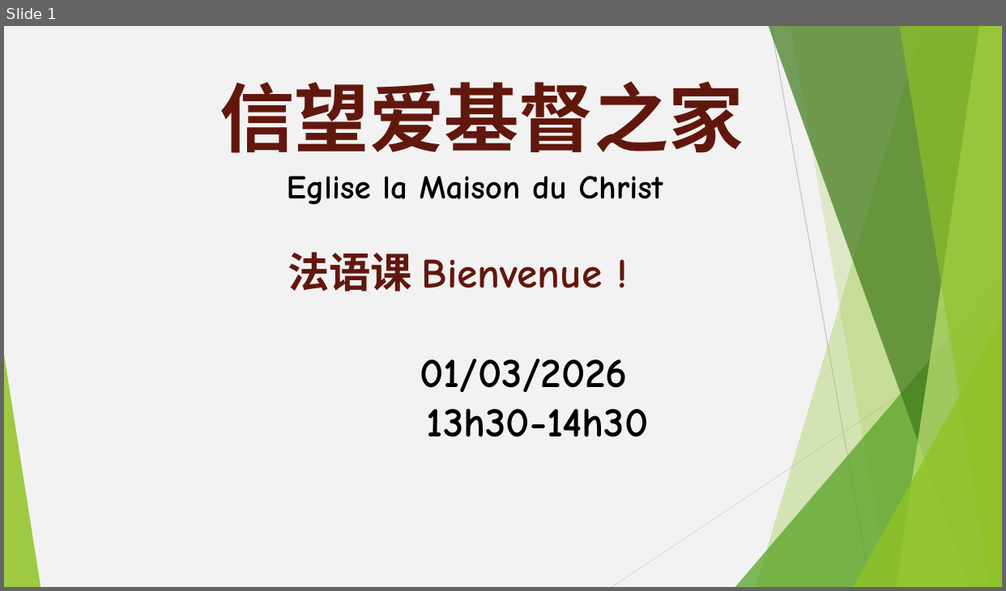
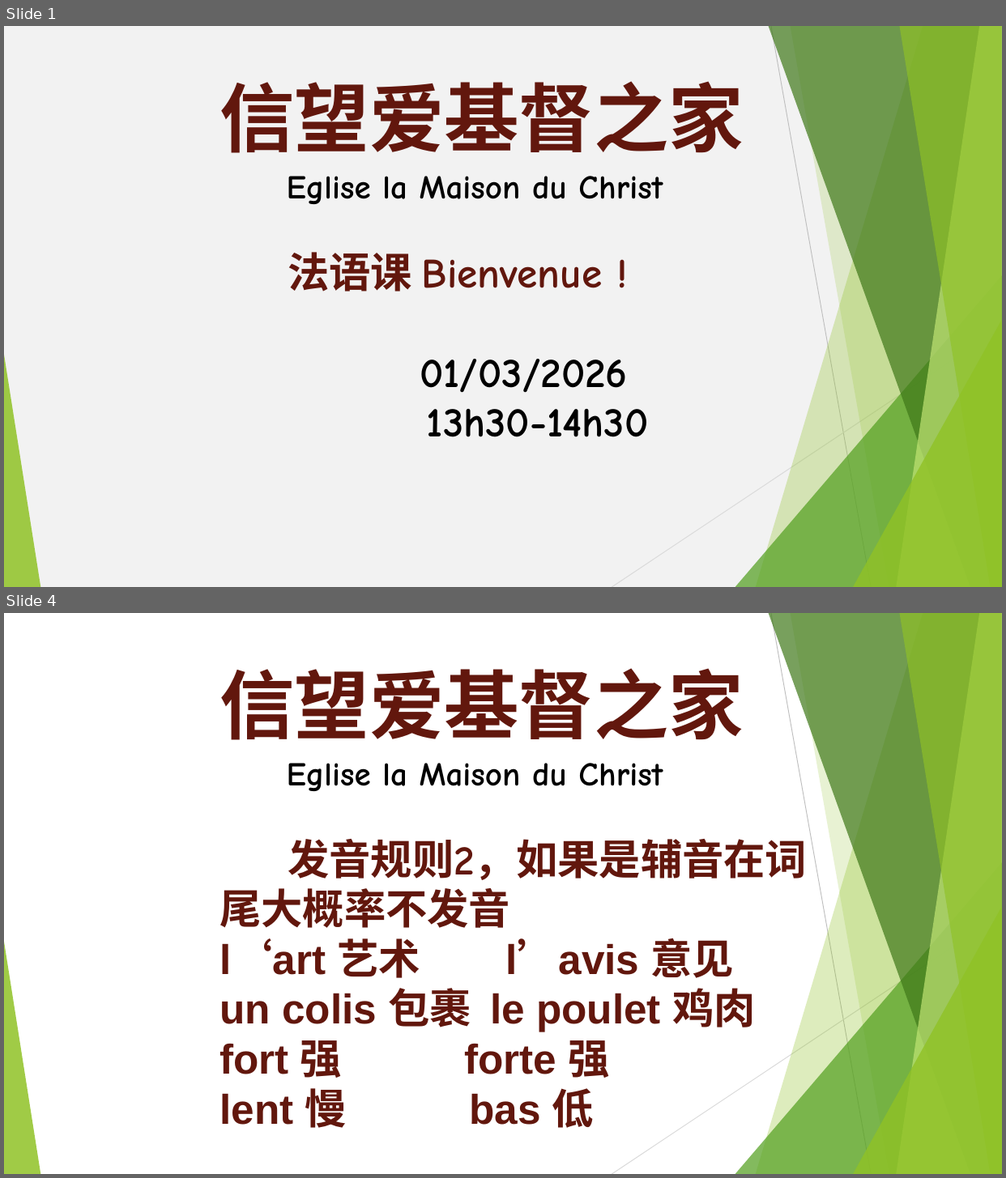
Before and after one commit to WANGZijian1994/SildePPT, a slide deck: 2026-03-01 法语课.pptx. Shown one above the other, each under a label of ours: slide 1 before the commit, slides 1 and 4 after it; the slides between them are not shown. The pictures are 1006x591 and 1006x1178 pixels, drawn with LibreOffice and Linux fonts; fonts in the diff are those of the drawing. Boxes give left, top, right and bottom in pixels: in the first picture for what was removed or moved away, otherwise in the second. Text is boxed around its words. In the diff, an @@ line names an element or a change of style, - is before the commit and + after.

```diff
--- a/2026-03-01 法语课.pptx
+++ b/2026-03-01 法语课.pptx
@@ slide 4 added at (x1=4, y1=613, x2=1002, y2=1174), background #FFFFFF; not listed: 10 template elements that a slide beside it also shows @@
@@ text added at (x1=219, y1=668, x2=807, y2=1128), 40 pt, text #62170D, bold @@
+信望爱基督之家
+Eglise la Maison du Christ
+发音规则2，如果是辅音在词尾大概率不发音
+l‘art 艺术 l’avis 意见
+un colis 包裹 le poulet 鸡肉
+fort 强 forte 强
+lent 慢 bas 低
```
Also in this commit, not shown: 1 slide changed, 22 other slides added, 2 other files.
